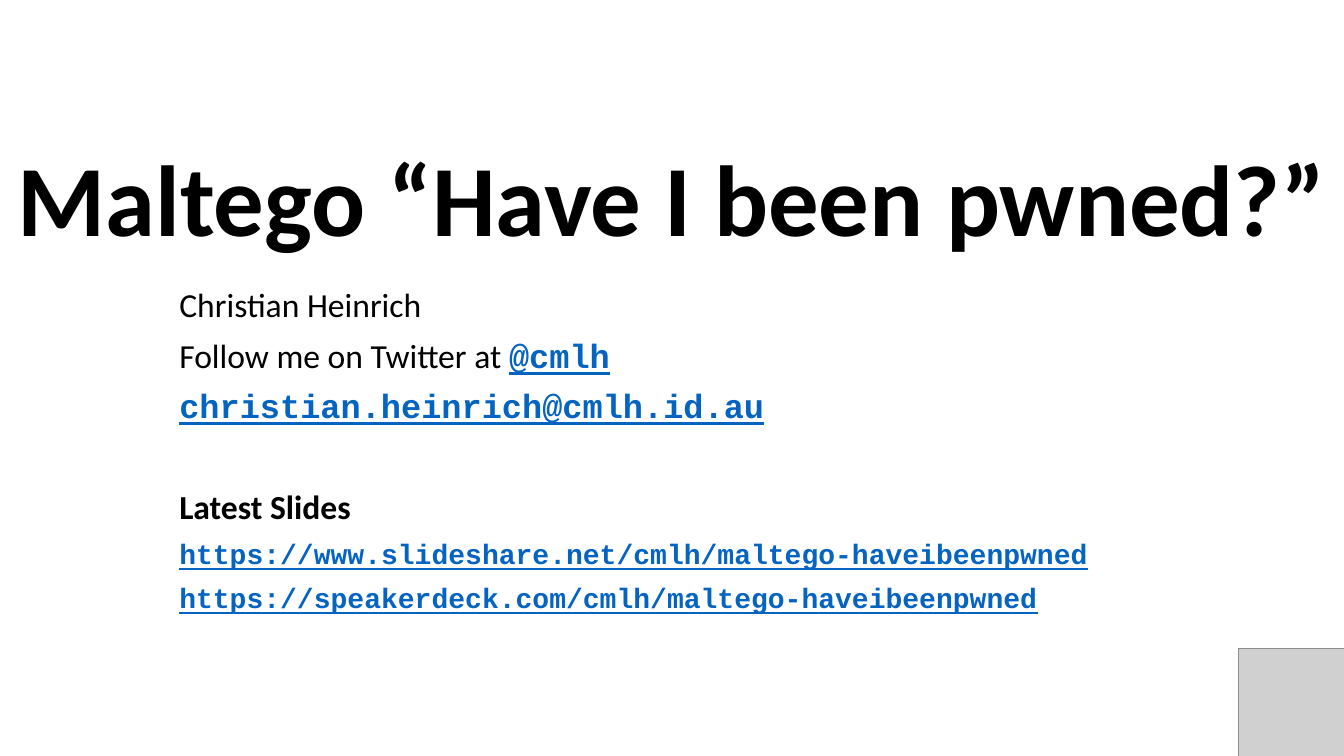
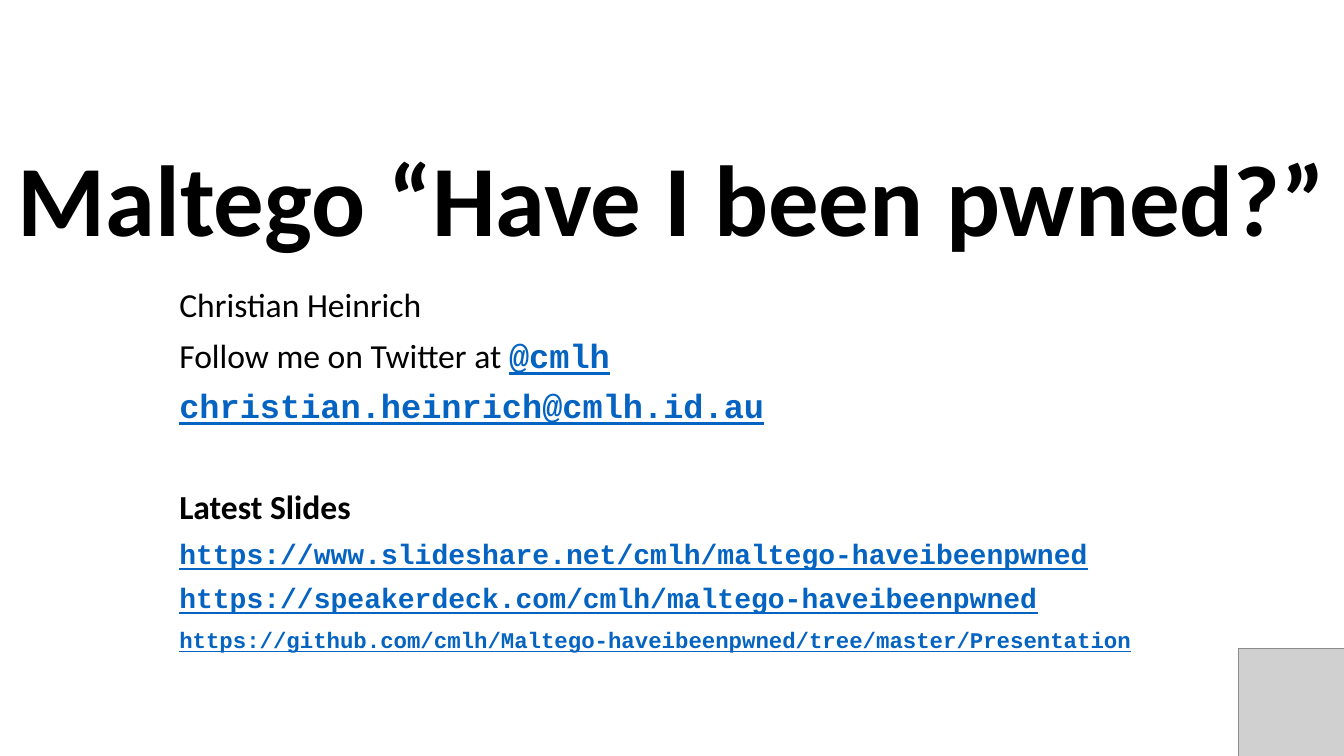
Before and after one commit to cmlh/Maltego-haveibeenpwned, a slide deck: slide 24 of Presentation/Maltego_haveibeenpwned-Presentation-Christian_Heinrich.pptx. Drawn at 1344x756 pixels with LibreOffice and Linux fonts; fonts in the diff are those of the drawing; grey boxes stand for pictures. Boxes give left, top, right and bottom in pixels: in the first picture for what was removed or moved away, otherwise in the second. Text is boxed around its words. In the diff, an @@ line names an element or a change of style, - is before the commit and + after.

```diff
--- a/Presentation/Maltego_haveibeenpwned-Presentation-Christian_Heinrich.pptx
+++ b/Presentation/Maltego_haveibeenpwned-Presentation-Christian_Heinrich.pptx
@@ subtitle at [179, 631, 1130, 653]: paragraph added @@
+https://github.com/cmlh/Maltego-haveibeenpwned/tree/master/Presentation
```
